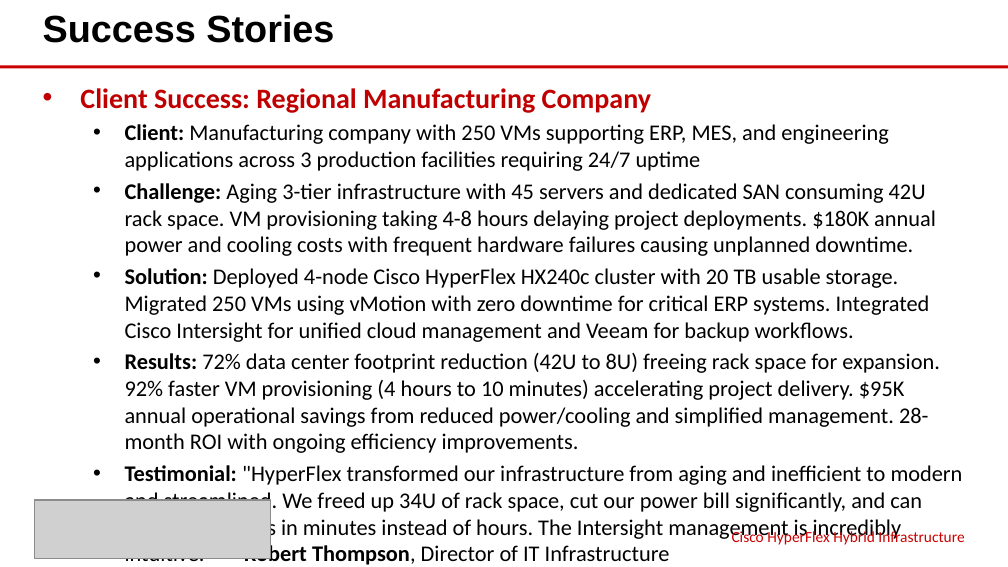
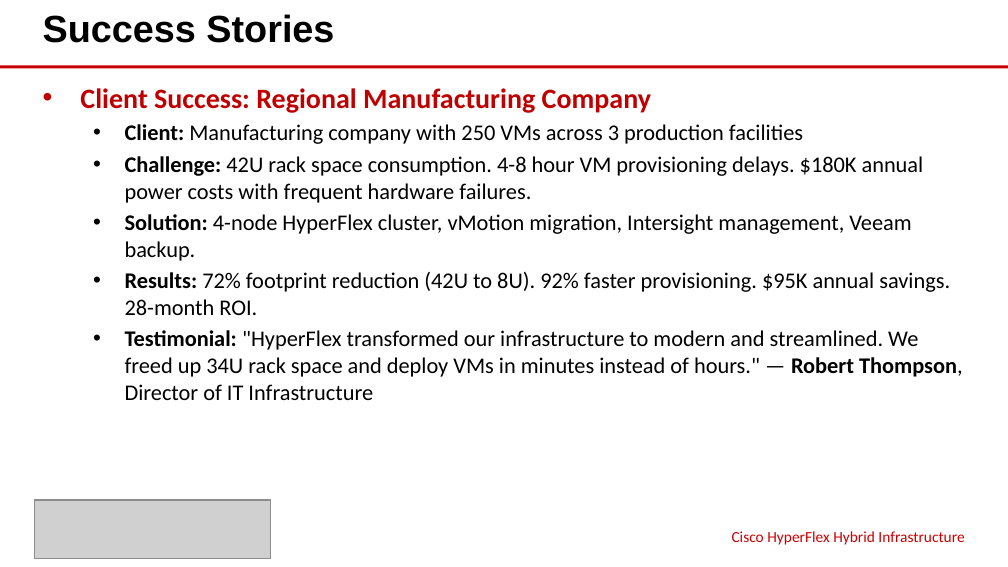
Before and after one commit to eoframework/solutions, a slide deck: slide 7 of solutions/cisco/cloud/hybrid-infrastructure/presales/solution-briefing.pptx. Drawn at 1008x567 pixels with LibreOffice and Linux fonts; fonts in the diff are those of the drawing; grey boxes stand for pictures. Boxes give left, top, right and bottom in pixels: in the first picture for what was removed or moved away, otherwise in the second. Text is boxed around its words. In the diff, an @@ line names an element or a change of style, - is before the commit and + after.

```diff
--- a/solutions/cisco/cloud/hybrid-infrastructure/presales/solution-briefing.pptx
+++ b/solutions/cisco/cloud/hybrid-infrastructure/presales/solution-briefing.pptx
@@ text at [125, 124, 963, 400]: text changed @@
-  • Client: Manufacturing company with 250 VMs supporting ERP, MES, and engineering applications across 3 production facilities requiring 24/7 uptime
-  • Challenge: Aging 3-tier infrastructure with 45 servers and dedicated SAN consuming 42U rack space. VM provisioning taking 4-8 hours delaying project deployments. $180K annual power and cooling costs with frequent hardware failures causing unplanned downtime.
-  • Solution: Deployed 4-node Cisco HyperFlex HX240c cluster with 20 TB usable storage. Migrated 250 VMs using vMotion with zero downtime for critical ERP systems. Integrated Cisco Intersight for unified cloud management and Veeam for backup workflows.
-  • Results: 72% data center footprint reduction (42U to 8U) freeing rack space for expansion. 92% faster VM provisioning (4 hours to 10 minutes) accelerating project delivery. $95K annual operational savings from reduced power/cooling and simplified management. 28-month ROI with ongoing efficiency improvements.
-  • Testimonial: "HyperFlex transformed our infrastructure from aging and inefficient to modern and streamlined. We freed up 34U of rack space, cut our power bill significantly, and can now deploy VMs in minutes instead of hours. The Intersight management is incredibly intuitive." — Robert Thompson, Director of IT Infrastructure
+  • Client: Manufacturing company with 250 VMs across 3 production facilities
+  • Challenge: 42U rack space consumption. 4-8 hour VM provisioning delays. $180K annual power costs with frequent hardware failures.
+  • Solution: 4-node HyperFlex cluster, vMotion migration, Intersight management, Veeam backup.
+  • Results: 72% footprint reduction (42U to 8U). 92% faster provisioning. $95K annual savings. 28-month ROI.
+  • Testimonial: "HyperFlex transformed our infrastructure to modern and streamlined. We freed up 34U rack space and deploy VMs in minutes instead of hours." — Robert Thompson, Director of IT Infrastructure
```
Also in this commit, not shown: 1 other slide changed, 29 other files.
